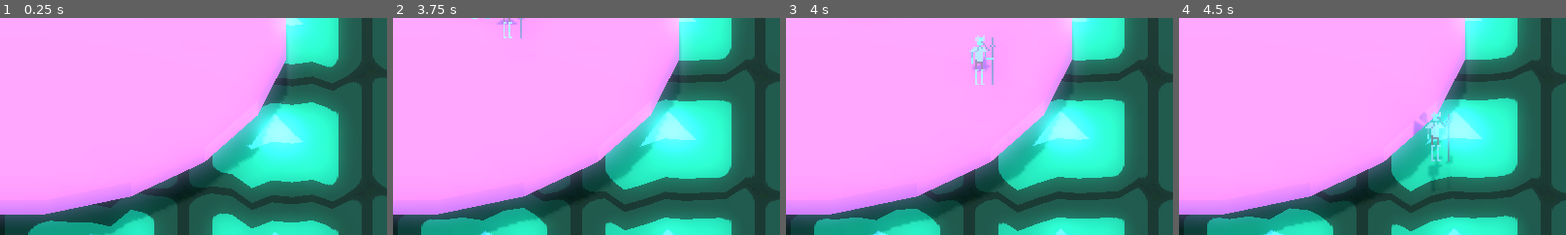
Above: before the commit, frames 1-4 (left to right).
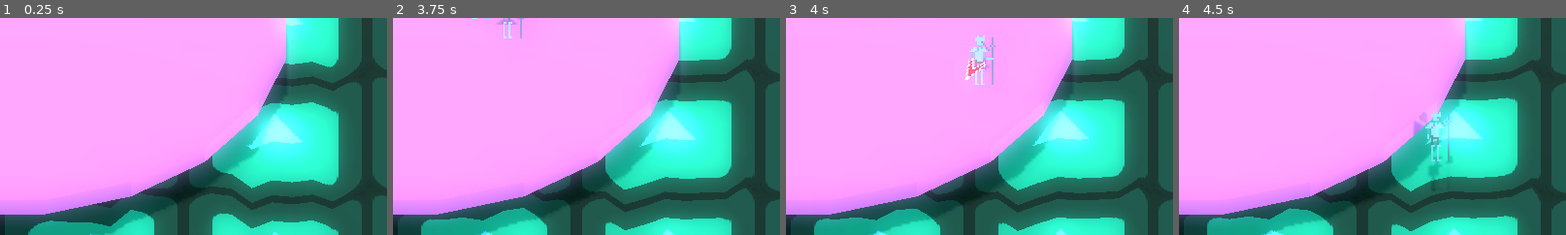
Above: after the commit, the same moments.

Repository: Brainthread/FrogGame
Game: Godot game, scene res://scenes/test.tscn
The game is run twice, just before and just after one commit, with the same random seed, the same clock (stepped at 60 frames per second) and the same inputs. The engine's default icon, where the game draws it, is replaced by a stand-in: a white triangle on a blue panel in a dark square.
Inputs (mouse positions are % of the whole screen's width and height, from its top left):
- Up to frame 1 (0.25 s): no input
- Up to frame 2 (3.75 s): move the mouse to (72, 45) at 0.52 s; hold D (right) 0.53-1.28 s; click (72, 45) at 0.6 s; tap Space (jump) at 0.77, 1.52, 3.02 s; move the mouse to (30, 55) at 1.27 s; hold S (down) 1.28-2.03 s; click (30, 55) at 1.35 s; move the mouse to (60, 28) at 2.02 s; hold D (right) 2.03-2.78 s; right-click (60, 28) at 2.1 s; click (60, 28) at 2.3 s; move the mouse to (45, 70) at 2.77 s; hold Up (up) 2.78-3.53 s; click (45, 70) at 2.85 s; move the mouse to (80, 65) at 3.52 s; hold A (left) from 3.53 s (still down); click (80, 65) at 3.6 s
- Up to frame 3 (4 s): keep holding A (left); tap Space (jump) at 3.77 s
- Up to frame 4 (4.5 s): keep holding A (left); move the mouse to (20, 35) at 4.27 s; right-click (20, 35) at 4.35 s
The pictures show only the part of the screen within x 50-100%, y 50-100%; the shares and areas given below are measured in that part.

Frames 1-2 are identical in both runs. In frame 3, 0.2% of the frame differs, in the area x 46-52%, y 18-29%; in frame 4, nothing differs.

Commit message:
Make enemy able to do damage, add knockback

Diff:
--- a/scenes/test.tscn
+++ b/scenes/test.tscn
@@ -27,6 +27,7 @@
 [ext_resource type="Script" uid="uid://eu8pfa82x6aq" path="res://scripts/water_splash_manager.gd" id="16_j7bvy"]
 [ext_resource type="Script" uid="uid://miugg8jpe2ku" path="res://scripts/effect_manager.gd" id="17_pn65j"]
 [ext_resource type="Script" uid="uid://tp7u7qxjy8l5" path="res://scripts/knockback_manager.gd" id="18_pn65j"]
+[ext_resource type="Texture2D" uid="uid://dysd1pacl610e" path="res://sprite/Stab.png" id="23_75pfo"]
 [ext_resource type="Script" uid="uid://i1cinfaxm21s" path="res://scripts/statemachines/enemies/EnemyStateMachine.gd" id="23_gsk6d"]
 [ext_resource type="Script" uid="uid://de0gwidsmclmt" path="res://scripts/enemy_attack_state.gd" id="24_gm488"]
 [ext_resource type="PackedScene" uid="uid://coqouaigb7djy" path="res://scenes/effects/water_splash_effect.tscn" id="25_y81of"]
@@ -59,7 +60,7 @@
 radius = 0.264354
 
 [sub_resource type="BoxShape3D" id="BoxShape3D_gsk6d"]
-size = Vector3(0.22875977, 1, 1.0995178)
+size = Vector3(0.34866333, 1, 0.67760944)
 
 [sub_resource type="Environment" id="Environment_g14j6"]
 ambient_light_color = Color(0.30311, 0.608761, 0.511145, 1)
@@ -194,6 +195,11 @@
 hurtbox = NodePath("../HitAndHurt/Hurtbox/Hurtbox")
 metadata/_custom_type_script = "uid://miugg8jpe2ku"
 
+[node name="KnockbackHandler" type="Node3D" parent="FrogCharacter/Systems/EffectManager" node_paths=PackedStringArray("body")]
+script = ExtResource("18_pn65j")
+body = NodePath("../../..")
+metadata/_custom_type_script = "uid://tp7u7qxjy8l5"
+
 [node name="WaterSplashManager" type="Node3D" parent="FrogCharacter/Systems" node_paths=PackedStringArray("hurtbox")]
 script = ExtResource("16_j7bvy")
 hurtbox = NodePath("../HitAndHurt/Hurtbox/Hurtbox")
@@ -308,6 +314,15 @@
 texture_filter = 0
 texture = ExtResource("9_ghpyy")
 
+[node name="AttackSprites" type="Node3D" parent="Mosquitoknight/Visual"]
+
+[node name="Stab" type="Node3D" parent="Mosquitoknight/Visual/AttackSprites"]
+
+[node name="Sprite3D" type="Sprite3D" parent="Mosquitoknight/Visual/AttackSprites/Stab"]
+transform = Transform3D(-2.1855695e-07, -5, -2.1855695e-07, 0, -2.1855695e-07, 5, -5, 2.1855695e-07, 9.553428e-15, 0.63882065, 0, 0)
+texture_filter = 0
+texture = ExtResource("23_75pfo")
+
 [node name="Systems" type="Node3D" parent="Mosquitoknight"]
 
 [node name="StateManager" type="Node3D" parent="Mosquitoknight/Systems" node_paths=PackedStringArray("current_state", "root")]
@@ -324,14 +339,18 @@
 deceleration = 30.0
 attack_state = NodePath("../MosquitoAttackState")
 
-[node name="MosquitoAttackState" type="Node3D" parent="Mosquitoknight/Systems/StateManager" node_paths=PackedStringArray("aggro_manager", "hitbox", "next_state")]
+[node name="MosquitoAttackState" type="Node3D" parent="Mosquitoknight/Systems/StateManager" node_paths=PackedStringArray("aggro_manager", "hitbox", "attack_visual", "next_state")]
 script = ExtResource("24_gm488")
 aggro_manager = NodePath("../../Aggromanager")
-hitbox = NodePath("../../HitAndHurt/Hitboxes/Hitbox")
+hitbox = NodePath("../../HitAndHurt/Hitboxes/Hitbox_stab")
+attack_visual = NodePath("../../../Visual/AttackSprites/Stab")
 windup_time = 0.5
 attack_time = 0.2
 next_state = NodePath("../SimpleHuntstate")
 attack_velocity = 2.0
+can_take_attack_knockback = true
+attack_knockback_force = 1.0
+knockback_amount = 1.0
 
 [node name="Aggromanager" type="Node3D" parent="Mosquitoknight/Systems" node_paths=PackedStringArray("target")]
 script = ExtResource("26_2cnsr")
@@ -384,14 +403,14 @@
 
 [node name="Hitboxes" type="Node3D" parent="Mosquitoknight/Systems/HitAndHurt"]
 
-[node name="Hitbox" type="Area3D" parent="Mosquitoknight/Systems/HitAndHurt/Hitboxes"]
+[node name="Hitbox_stab" type="Area3D" parent="Mosquitoknight/Systems/HitAndHurt/Hitboxes"]
 collision_layer = 0
 collision_mask = 4
 script = ExtResource("7_uacia")
 metadata/_custom_type_script = "uid://c7g7jvcrqudgm"
 
-[node name="CollisionShape3D" type="CollisionShape3D" parent="Mosquitoknight/Systems/HitAndHurt/Hitboxes/Hitbox"]
-transform = Transform3D(1, 0, 0, 0, 1, 0, 0, 0, 1, 0, 0, 0.595621)
+[node name="CollisionShape3D" type="CollisionShape3D" parent="Mosquitoknight/Systems/HitAndHurt/Hitboxes/Hitbox_stab"]
+transform = Transform3D(-4.371139e-08, 0, 1, 0, 1, 0, -1, 0, -4.371139e-08, 0.7773051, 0, 0)
 shape = SubResource("BoxShape3D_gsk6d")
 
 [node name="CollisionShape3D" type="CollisionShape3D" parent="Mosquitoknight"]
--- a/scripts/character_physics_body.gd
+++ b/scripts/character_physics_body.gd
@@ -2,10 +2,16 @@
 class_name CharacterPhysicsBody3D
 
 @export var mass:float = 1
+var external_velocity:Vector3
 
 func add_force(force:Vector3) -> void:
 	velocity += force / mass
 
 func set_only_force(force:Vector3) -> void:
-	velocity = Vector3.ZERO
-	velocity += force / mass
+	velocity = force/mass;
+
+func add_external_force(force:Vector3) -> void:
+	external_velocity += force/mass
+
+func set_only_external_force(force:Vector3) -> void:
+	external_velocity = force/mass;
--- a/scripts/enemy_attack_state.gd
+++ b/scripts/enemy_attack_state.gd
@@ -19,16 +19,21 @@
 func _initialize_state(state_machine_node:FiniteStateMachine, root_node:Node):
 	super._initialize_state(state_machine_node, root_node)
 	hitbox.hit_entity.connect(hit_object)
+	attack_visual.visible = false
 
 func _enter_state():
 	is_active = true
 	attack_direction = (aggro_manager.target.global_position - root.global_position).normalized()
 	await get_tree().create_timer(windup_time).timeout
 	registering = true
-	set_hitbox_rotation(attack_direction)
-	set_slash_indicator_rotation(attack_direction)
+	set_hitbox_rotation()
+	set_slash_indicator_rotation()
+	hitbox.start_detecting_hits()
+	attack_visual.visible = true
 	root.add_force(attack_direction*attack_velocity)
 	await get_tree().create_timer(attack_time).timeout
+	hitbox.stop_detecting_hits()
+	attack_visual.visible = false
 	state_machine._change_state(next_state)
 
 func _exit_state():
@@ -58,8 +63,12 @@
 	root.velocity = root.velocity.move_toward(Vector3.ZERO, _delta*attack_deceleration)
 	root.move_and_slide()
 
-func set_slash_indicator_rotation(attack_direction:Vector3) -> void:
-	pass
+func set_hitbox_rotation():
+	var dir:Vector2 = Vector2(attack_direction.z, attack_direction.x)
+	var angle = -atan2(dir.x, dir.y)
+	hitbox.rotation = Vector3(hitbox.rotation.x, angle, hitbox.rotation.z)
 
-func set_hitbox_rotation(attack_direction:Vector3) -> void:
-	pass
+func set_slash_indicator_rotation():
+	var dir:Vector2 = Vector2(attack_direction.z, attack_direction.x)
+	var angle = -atan2(dir.x, dir.y)
+	attack_visual.rotation = Vector3(attack_visual.rotation.x, angle, attack_visual.rotation.z)
--- a/scripts/health_manager.gd
+++ b/scripts/health_manager.gd
@@ -22,6 +22,7 @@
 	apply_healing(delta)
 
 func apply_damage(damage:float):
+	print("Took damage")
 	health -= damage
 	applied_damage.emit(damage, health)
 	if health <= 0:
Not shown: 1 places in scenes/test.tscn that only renumber resources
Binary file added: sprite/Stab.png
Not shown, added: sprite/Stab.png.import
